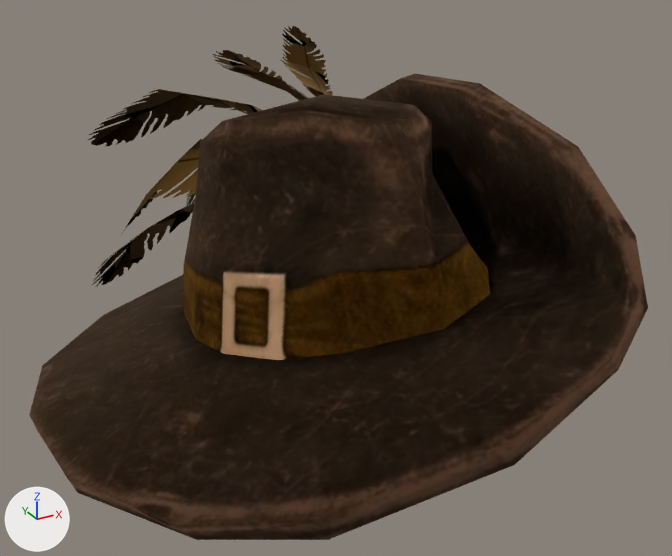
An edit to the glTF model assets/models/KOZA_KAPELUSZ_02.glb, drawn before and after from the same camera.
Camera for both pictures: a 50 mm camera at (-0.29, -0.557, 0.293) aimed at (0.017, 0.0, 0.015). The lights are fixed; the arrows at lower left show +X, +Y and +Z. Vertices at the same position are counted once.

Script lines for the objects in view, before the commit:
```python
mat_koza_kapelusz_02 = principled_material('KOZA_KAPELUSZ_02')
mat_koza_kapelusz_02.texture = img_koza_kapelusz_02
mat_koza_kapelusz_02.metallic = 1.0
mat_koza_kapelusz_02.roughness = 1.0
mat_koza_pioro_01 = bpy.data.materials.new('KOZA_PIORO_01')
mat_koza_pioro_01.use_nodes = True; mat_koza_pioro_01.node_tree.nodes.clear()
_N = mat_koza_pioro_01.node_tree.nodes; _L = mat_koza_pioro_01.node_tree.links
n0 = _N.new('ShaderNodeBsdfPrincipled'); n0.name = 'Principled BSDF'
n0.inputs[1].default_value = 1.0  # 'Metallic'
n0.inputs[2].default_value = 1.0  # 'Roughness'
n1 = _N.new('ShaderNodeOutputMaterial'); n1.name = 'Material Output'
n2 = _N.new('ShaderNodeMath'); n2.name = 'Math'
n2.operation = 'SUBTRACT'
n2.inputs[0].default_value = 1.0  # 'Value'
n3 = _N.new('ShaderNodeMath'); n3.name = 'Math.001'
n3.operation = 'LESS_THAN'
n4 = _N.new('ShaderNodeTexImage'); n4.name = 'Image Texture'
n4.image = img_koza_pioro_01
_L.new(n0.outputs[0], n1.inputs[0])  # 'BSDF' to 'Surface'
_L.new(n2.outputs[0], n0.inputs[4])  # 'Value' to 'Alpha'
_L.new(n3.outputs[0], n2.inputs[1])  # 'Value' to 'Value'
_L.new(n4.outputs[0], n0.inputs[0])  # 'Color' to 'Base Color'
_L.new(n4.outputs[1], n3.inputs[0])  # 'Alpha' to 'Value'
me_mesh = bpy.data.meshes.new('Mesh')
me_mesh.from_pydata(...)  # 244 vertices, 378 faces; spans x -0.212..0.138, y -0.268..0.345, z -0.102..0.167
# faces by material slot: [234, 144]
me_mesh.materials.append(mat_koza_kapelusz_02)  # picture img_koza_kapelusz_02
me_mesh.materials.append(mat_koza_pioro_01)
ob_mesh = bpy.data.objects.new('Mesh', me_mesh)
ob_mesh.location = (0.0, 0.0, 0.0)
```
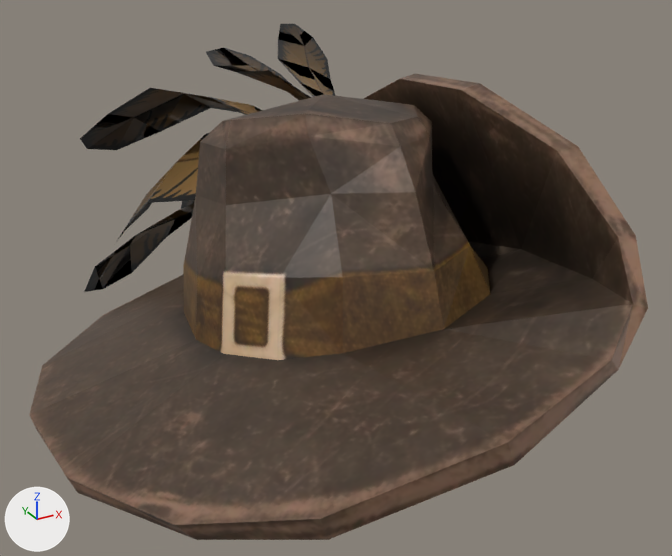
Where the change shows, as pixel boxes (x1, y1, x2, y2) in the pictures (672 x 556 px):
'Mesh', surface changed, shading changed: (29, 24, 648, 540) in both
part 1 of me_mesh, shading changed: (88, 47, 476, 353) in both
part 2 of me_mesh, shading changed: (183, 266, 196, 339) in both

Edits to the bpy script that builds the scene:
```text
Change mat_koza_kapelusz_02:
    mat_koza_kapelusz_02.metallic: 1.0 -> 0.0
    mat_koza_kapelusz_02.roughness: 1.0 -> 0.5
Change mat_koza_pioro_01:
    where n0 = _N.new('ShaderNodeBsdfPrincipled'); n0.name = 'Principled BSDF'
    remove n0.inputs[1].default_value = 1.0  # 'Metallic'
    remove n0.inputs[2].default_value = 1.0  # 'Roughness'
    remove n2 = _N.new('ShaderNodeMath'); n2.name = 'Math'
    remove n2.operation = 'SUBTRACT'
    remove n2.inputs[0].default_value = 1.0  # 'Value'
    remove n3 = _N.new('ShaderNodeMath'); n3.name = 'Math.001'
    remove n3.operation = 'LESS_THAN'
    remove _L.new(n2.outputs[0], n0.inputs[4])  # 'Value' to 'Alpha'
    remove _L.new(n3.outputs[0], n2.inputs[1])  # 'Value' to 'Value'
    where n4 = _N.new('ShaderNodeTexImage'); n4.name = 'Image Texture'
    remove _L.new(n4.outputs[1], n3.inputs[0])  # 'Alpha' to 'Value'
Change me_mesh:
    where me_mesh.from_pydata(...)  # 244 vertices, 378 faces; spans x -0.212..0.138, y -0.268..0.345, z -0.102..0.167
    used by ob_mesh; location = (0.0, 0.0, 0.0)
    me_mesh part 1: 17 of the faces centred in x -0.072..0.129, y -0.115..0.294, z -0.009..0.158 are now shaded flat
    me_mesh part 2: 1 of the faces centred in x -0.095, y 0.013, z 0.013 are now shaded flat
```
